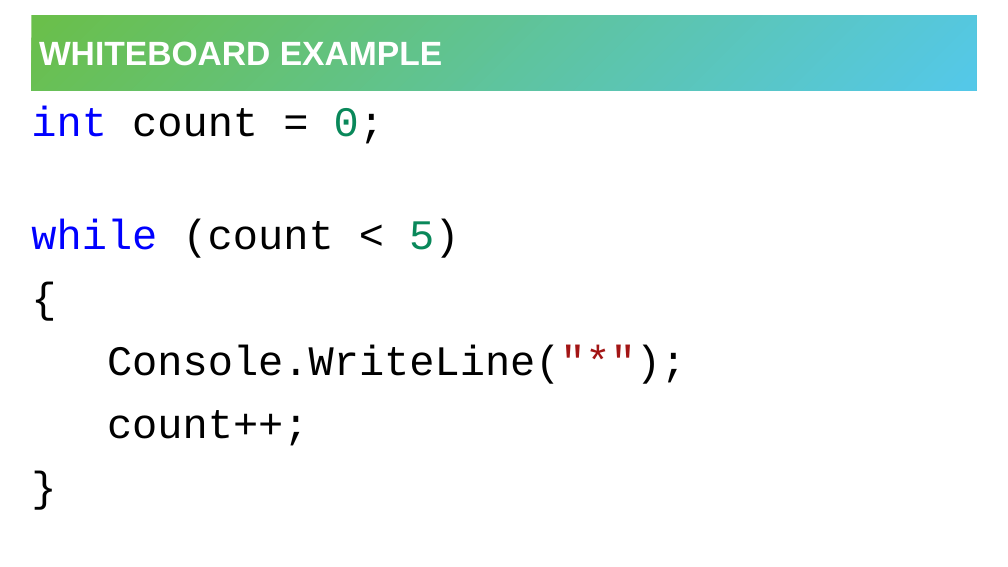
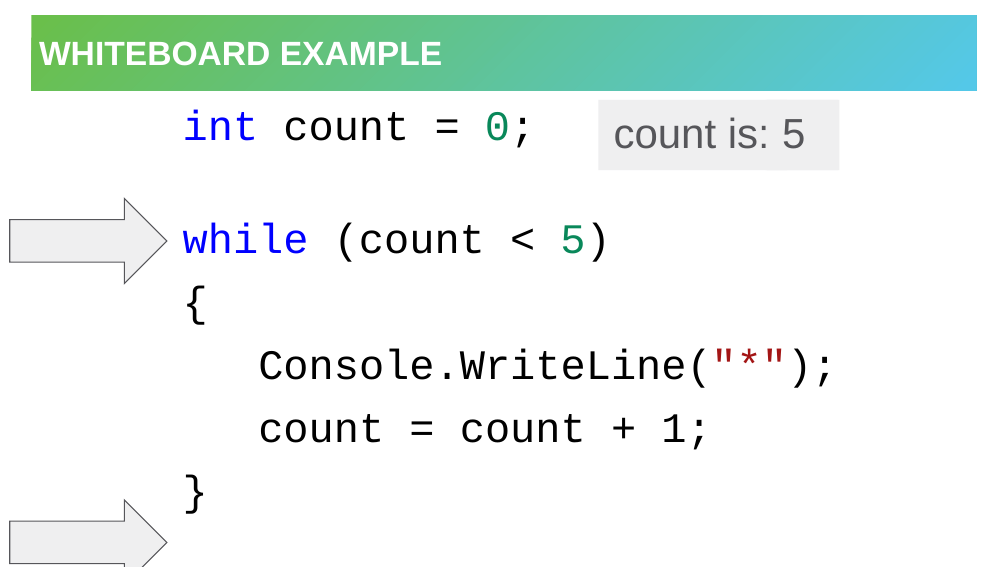
Before and after one commit to hytechclub/cs-101, a slide deck: slide 5 of WhileLoops/WhileLoops.pptx. Drawn at 1008x567 pixels with LibreOffice and Linux fonts; fonts in the diff are those of the drawing. Boxes give left, top, right and bottom in pixels: in the first picture for what was removed or moved away, otherwise in the second. Text is boxed around its words. In the diff, an @@ line names an element or a change of style, - is before the commit and + after.

Commit message:
add while loops whiteboard slide

```diff
--- a/WhileLoops/WhileLoops.pptx
+++ b/WhileLoops/WhileLoops.pptx
@@ text "int count = 0;": place and size @@
-text "int count = 0;" at bbox=[31, 106, 686, 446]
+text "int count = 0;" at bbox=[183, 109, 837, 450]
@@ rectangle added at bbox=[599, 100, 788, 170], fill #EFEFF0, 40 pt, text #56565A @@
+count is:
@@ rectangle added at bbox=[766, 100, 839, 170], fill #EFEFF0, 40 pt, text #56565A @@
+0
@@ rectangle added at bbox=[768, 100, 840, 170], fill #EFEFF0, 40 pt, text #56565A @@
+5
@@ right arrow added at bbox=[10, 198, 167, 283], fill #EFEFF0, outline #56565A 1 pt @@
@@ text at bbox=[258, 414, 711, 450]: text changed @@
-count++;
+count = count + 1;
@@ right arrow added at bbox=[10, 500, 167, 567], fill #EFEFF0, outline #56565A 1 pt @@
```
